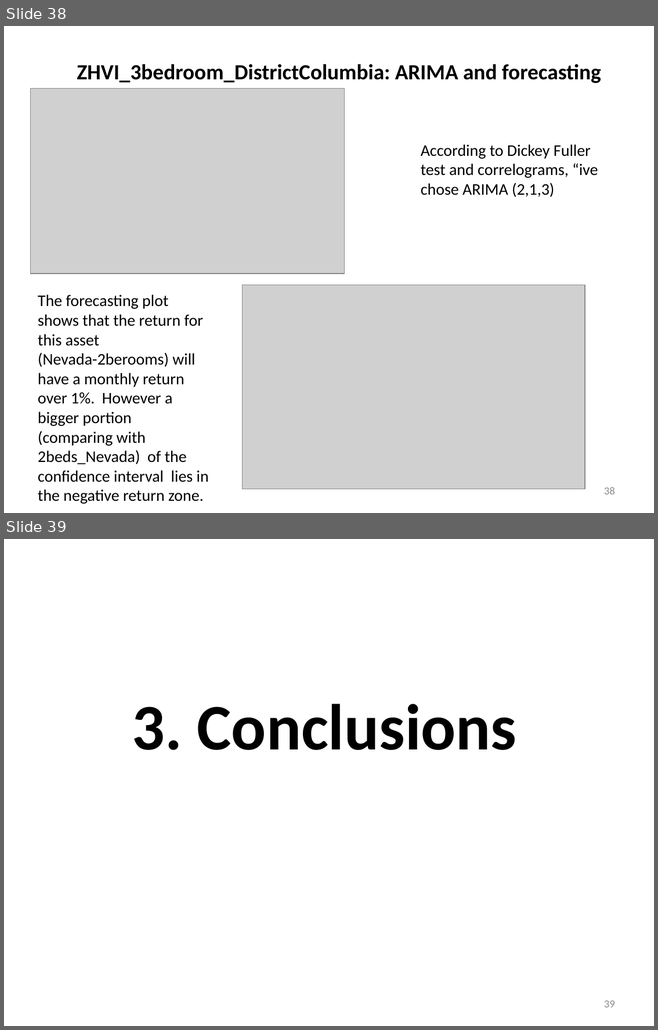
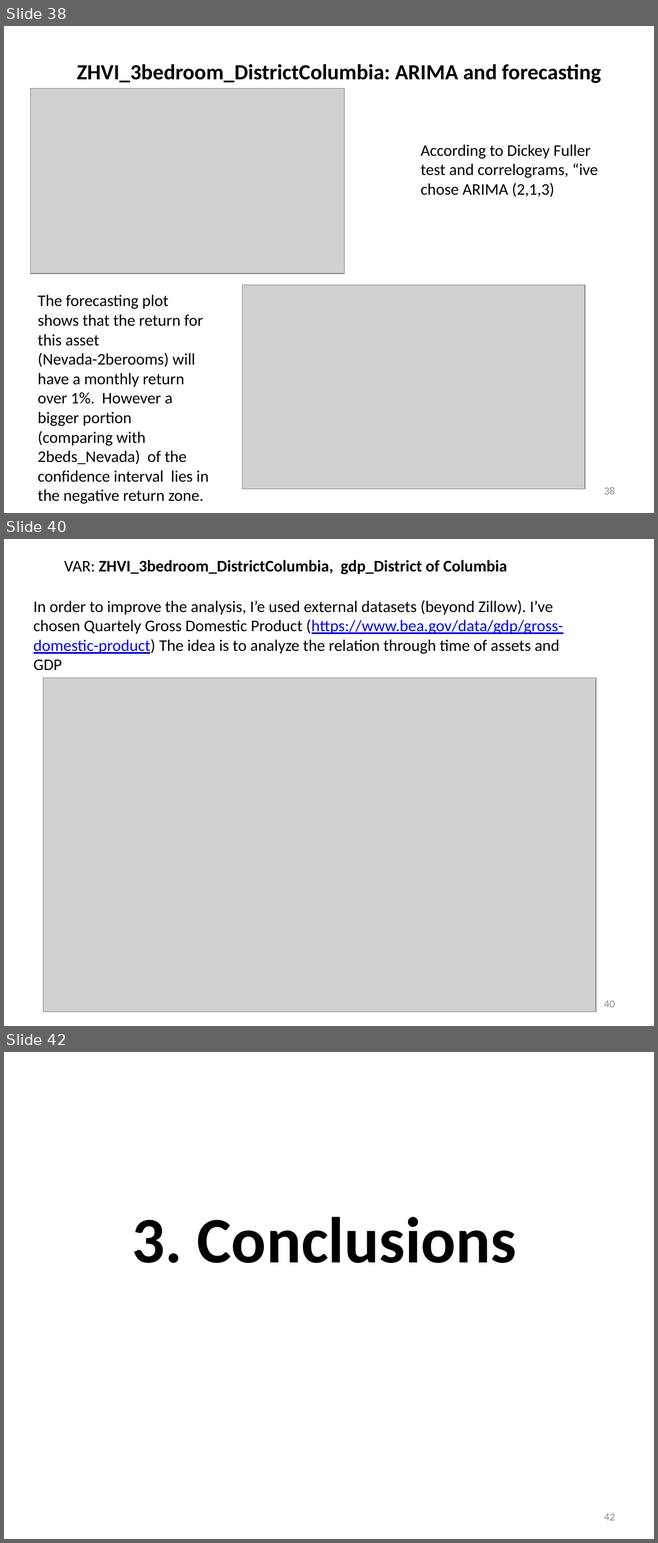
Before and after one commit to minoruronny79/DataIncubator_PortfolioInvestment_RealState, a slide deck: MaeshiroMinoru_HousePrices_USA.pptx. Shown one above the other, each under a label of ours: slides 38 and 39 before the commit, slides 38, 40 and 42 after it; the slides between them are not shown. The pictures are 658x1030 and 658x1543 pixels, drawn with LibreOffice and Linux fonts; fonts in the diff are those of the drawing; grey boxes stand for pictures. Boxes give left, top, right and bottom in pixels: in the first picture for what was removed or moved away, otherwise in the second. Text is boxed around its words. In the diff, an @@ line names an element or a change of style, - is before the commit and + after.

Commit message:
Presentation for DataIncubator

```diff
--- a/MaeshiroMinoru_HousePrices_USA.pptx
+++ b/MaeshiroMinoru_HousePrices_USA.pptx
@@ slide 40 added at bbox=[4, 539, 654, 1026], background #FFFFFF @@
@@ text added at bbox=[64, 560, 507, 574], 18 pt, text #000000, bold @@
+VAR: ZHVI_3bedroom_DistrictColumbia, gdp_District of Columbia
@@ text added at bbox=[34, 600, 563, 671], 18 pt, text #000000 @@
+In order to improve the analysis, I’e used external datasets (beyond Zillow). I’ve chosen Quartely Gross Domestic Product (https://www.bea.gov/data/gdp/gross-domestic-product) The idea is to analyze the relation through time of assets and GDP
@@ picture added at bbox=[43, 678, 595, 1012] @@
@@ page number added at bbox=[604, 1001, 615, 1008], 12 pt, text #8C8C8C @@
+40
@@ what was slide 39 is now slide 42 @@
@@ page number at bbox=[604, 1514, 615, 1521]: text changed @@
-39
+42
```
Also in this commit, not shown: 7 slides changed, 2 other slides added.
